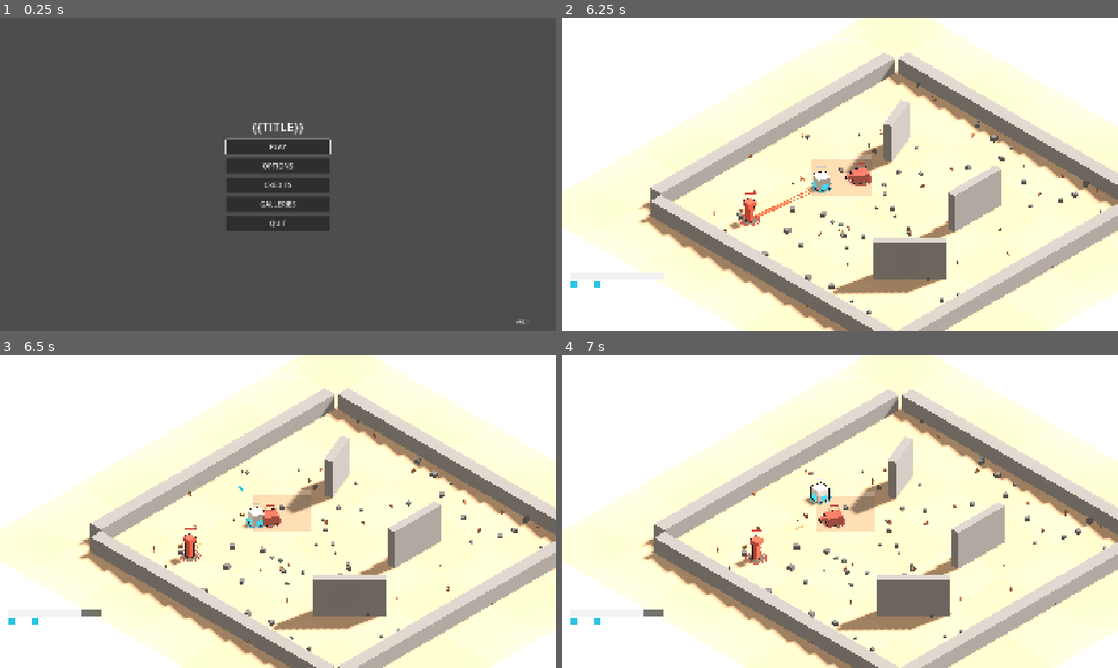
Above: before the commit, frames 1-4 (two rows, left to right).
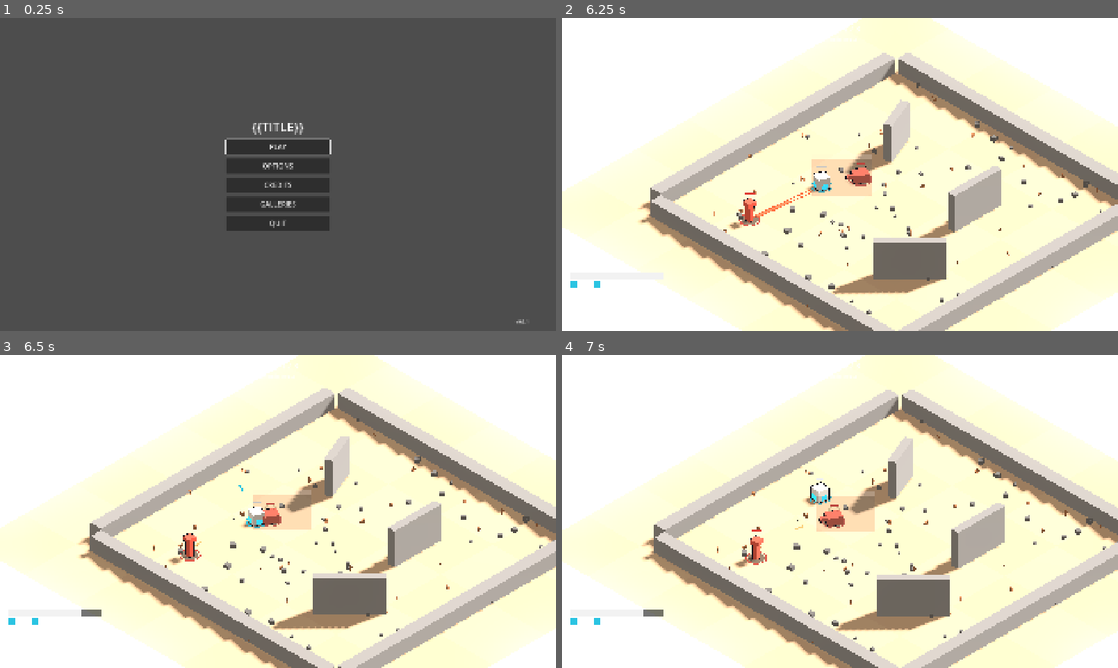
Above: after the commit, the same moments.

Repository: riusprime/zero-depth
Game: Godot game, scene res://src/app/main.tscn
Two runs of this game, one before a commit and one after it. Both use one fixed random seed, a clock stepped at 60 frames per second and the inputs below.
Inputs (mouse positions are in pixels of both pictures, inside the frame that each line leads up to):
- Up to frame 1 (0.25 s): no input
- Up to frame 2 (6.25 s): click "PLAY" at 0.5 s; click "Guard" at 1.25 s; tap Enter at 2 s; move the mouse to (812, 237) at 2.02 s; hold W (move_up) 2.03-2.75 s; right-click (812, 237) at 2.1 s; click (812, 237) at 2.17 s; drag from (1006, 221) to (812, 237) at 2.77 s; move the mouse to (673, 127) at 3.52 s; hold A (move_left) 3.53-4.25 s; tap E (interact) at 3.6 s; right-click (673, 127) at 3.8 s; drag from (867, 174) to (673, 127) at 4.27 s; move the mouse to (756, 96) at 5.02 s; hold S (move_down) 5.03-5.75 s; right-click (756, 96) at 5.1 s; drag from (962, 158) to (756, 96) at 5.77 s
- Up to frame 3 (6.5 s): no input
- Up to frame 4 (7 s): move the mouse to (728, 527) at 6.52 s; hold W (move_up) from 6.53 s (still down); tap Alt at 6.6 s; click (728, 527) at 6.67 s; right-click (728, 527) at 6.8 s

Frames 1-2 are identical in both runs. In frame 3, 3.3% of the frame differs, in the area x 0-100%, y 0-100%; in frame 4, nothing differs.

Commit message:
v0.1.0 Step 6: hits feel like hits: hit-stop, a white flash, camera shake with an option, shards on a kill
- HitFeel (presentation) reads the event log: DAMAGE flashes the struck
  actor white for 3 frames; being hit shakes the camera, and so does landing
  a full bolt; blocked or guarded hits throw a spark; an enemy KILL pops
  shards (cosmetic RNG, never the sim's)
- IsoRig.shake with the 'Screen shake' option (on by default, off means none)
- hit-stop stays sim state: 3 ticks on a landed swing, 5 on a full bolt,
  4 when you're hit
- tests: shake off = zero, flash on damage, hit-stop per event; e2e: the
  profile's shake setting reaches the camera

Co-Authored-By: Claude Opus 5.5 <noreply@anthropic.com>
Claude-Session: https://claude.ai/code/session_01Ybi1y9EcEtDzJ8CFycqiNq

Diff:
--- a/locale/strings.csv
+++ b/locale/strings.csv
@@ -51,3 +51,4 @@
 CAUSE_WARDEN,A Warden's slam crushed you.,El golpe de un Guardián te aplastó.
 CAUSE_NEEDLE,A Needle's bolts got you.,Los proyectiles de una Aguja te alcanzaron.
 CAUSE_UNKNOWN,Something got you.,Algo te alcanzó.
+UI_SHAKE,Screen shake,Vibración de pantalla
--- a/src/app/main.gd
+++ b/src/app/main.gd
@@ -139,6 +139,7 @@
 	view.name = "WorldView"
 	add_child(view)
 	view.setup(driver.reader, biome.palette, StageScenario.ARENA_HALF)
+	view.rig.shake_enabled = GameSettings.get_value(profile, "shake") == "on"
 	var player_input := PlayerInput.new(view.rig, driver.reader)
 	player_input.name = "PlayerInput"
 	view.add_child(player_input)
--- a/src/application/game_settings.gd
+++ b/src/application/game_settings.gd
@@ -12,6 +12,7 @@
 	"volume_music": 70,
 	"volume_effects": 80,
 	"vsync": "on",
+	"shake": "on",
 	"frame_cap": "off",
 	"language": "en",
 }
--- a/src/presentation/camera/iso_rig.gd
+++ b/src/presentation/camera/iso_rig.gd
@@ -13,6 +13,10 @@
 
 var camera: Camera3D
 var target := Vector3.ZERO
+## Screen shake (PRESENTATION §1, §6): off means none at all.
+var shake_enabled := true
+var _shake := 0.0
+var _shake_seed := 0
 var _pitch: Node3D
 
 
@@ -49,6 +53,25 @@
 		var want := position + offset * ((dist - dead_zone_m) / dist)
 		position = position.lerp(want, clampf(delta * smoothing, 0.0, 1.0))
 	camera.size = view_size
+	_shake = maxf(0.0, _shake - delta * 2.5)
+	_shake_seed += 1
+	if _shake > 0.0:
+		var a := float(_shake_seed) * 2.399
+		camera.h_offset = cos(a) * _shake * 0.35
+		camera.v_offset = sin(a * 1.7) * _shake * 0.35
+	else:
+		camera.h_offset = 0.0
+		camera.v_offset = 0.0
+
+
+## Adds shake (0..1). Does nothing when shake is off.
+func shake(amount: float) -> void:
+	if shake_enabled:
+		_shake = minf(1.0, _shake + amount)
+
+
+func shake_level() -> float:
+	return _shake
 
 
 ## Horizontal direction on the sim plane from a point toward the camera.
--- a/src/presentation/menus/options_menu.gd
+++ b/src/presentation/menus/options_menu.gd
@@ -17,6 +17,7 @@
 		_add_slider("UI_" + key.to_upper(), key)
 	_add_choice("UI_VSYNC", "vsync", ["on", "off"])
 	_add_choice("UI_FRAME_CAP", "frame_cap", GameSettings.FRAME_CAPS)
+	_add_choice("UI_SHAKE", "shake", ["on", "off"])
 	add_button("UI_BACK", _on_back).name = "Back"
 
 
--- a/src/presentation/world_view/actor_views.gd
+++ b/src/presentation/world_view/actor_views.gd
@@ -10,10 +10,13 @@
 
 ## Occlusion technique under test: "outline" (rim only) or "xray" (rim + silhouette through walls).
 var technique := &"xray"
+## How many frames a hit flashes the actor white (PRESENTATION §6, starting value).
+var flash_frames := 3
 var outline_color := Color("#1A1A22")
 var _actors := {}
 var _projectiles := {}
 var _proj_last := {}
+var _flash := {}
 
 
 func sync(reader: WorldReader) -> void:
@@ -65,6 +68,33 @@
 	return _actors.get(id)
 
 
+## Flashes an actor white for a few frames.
+func flash(id: int) -> void:
+	if _actors.has(id):
+		_flash[id] = flash_frames
+		_set_flash(_actors[id], true)
+
+
+func is_flashing(id: int) -> bool:
+	return _flash.has(id)
+
+
+func _process(_delta: float) -> void:
+	for id in _flash.keys():
+		_flash[id] -= 1
+		if _flash[id] <= 0:
+			_flash.erase(id)
+			if _actors.has(id):
+				_set_flash(_actors[id], false)
+
+
+func _set_flash(node: Node3D, on: bool) -> void:
+	for m: StandardMaterial3D in node.get_meta(&"mats", []):
+		m.emission_enabled = on
+		m.emission = Color.WHITE
+		m.emission_energy_multiplier = 1.6
+
+
 func _update_actor(node: Node3D, reader: WorldReader, i: int) -> void:
 	var facing: Node3D = node.get_meta(&"facing")
 	facing.rotation = Vector3(0, SimPlane.yaw_of(reader.actor_facing(i)), 0)
@@ -119,6 +149,10 @@
 	body.material_override = _body_material(c)
 	body.position = at
 	parent.add_child(body)
+	var root := parent.get_parent()
+	var mats: Array = root.get_meta(&"mats", [])
+	mats.append(body.material_override)
+	root.set_meta(&"mats", mats)
 	if technique == &"xray":
 		var ghost := MeshInstance3D.new()
 		var gbox := BoxMesh.new()
--- /dev/null
+++ b/src/presentation/world_view/hit_feel.gd
@@ -0,0 +1,74 @@
+class_name HitFeel
+extends Node3D
+## Hit feel from the event log (PRESENTATION §6): a white flash on whoever took damage, a camera shake when you're
+## hit or land a full bolt, a spark where a hit was blocked or guarded, and a pop of shards when an enemy dies.
+## The sim's hit-stop is already in the tick (freeze_ticks); nothing here changes an outcome.
+
+const SHARDS := 7
+const SHARD_FRAMES := 30
+
+var actors: ActorViews
+var rig: IsoRig
+var _last_seq := 0
+var _rng := RandomNumberGenerator.new()
+var _shards: Array = []
+
+
+func _init(p_actors: ActorViews, p_rig: IsoRig) -> void:
+	actors = p_actors
+	rig = p_rig
+	_rng.seed = 1  # the cosmetic stream: presentation only, never feeds the sim (EI-05)
+
+
+func sync(reader: WorldReader) -> void:
+	var player_id := reader.actor_id(0)
+	for e in reader.events_since(_last_seq):
+		_last_seq = e.seq
+		match e.kind:
+			SimEvent.Kind.DAMAGE:
+				actors.flash(e.target_id)
+				if e.target_id == player_id:
+					rig.shake(0.55)
+				elif e.tags & SimEvent.TAG_FULL_CHARGE:
+					rig.shake(0.3)
+			SimEvent.Kind.HIT:
+				if e.tags & (SimEvent.TAG_BLOCKED | SimEvent.TAG_GUARDED):
+					_burst(e.pos, Color(0.85, 0.9, 1.0), 4, 0.08)
+			SimEvent.Kind.KILL:
+				if e.target_id != player_id:
+					_burst(e.pos, ThemePalette.color(&"enemy_body"), SHARDS, 0.16)
+
+
+func _burst(at: Vector2, c: Color, n: int, size: float) -> void:
+	var m := StandardMaterial3D.new()
+	m.albedo_color = c
+	m.shading_mode = BaseMaterial3D.SHADING_MODE_UNSHADED
+	var box := BoxMesh.new()
+	box.size = Vector3.ONE * size
+	for k in n:
+		var s := MeshInstance3D.new()
+		s.mesh = box
+		s.material_override = m
+		s.cast_shadow = GeometryInstance3D.SHADOW_CASTING_SETTING_OFF
+		s.physics_interpolation_mode = Node.PHYSICS_INTERPOLATION_MODE_OFF
+		s.position = SimPlane.to_3d(at, 0.4)
+		var dir := Vector3(
+			_rng.randf_range(-1, 1), _rng.randf_range(0.6, 1.4), _rng.randf_range(-1, 1)
+		)
+		add_child(s)
+		_shards.append([s, dir * _rng.randf_range(2.5, 4.5), SHARD_FRAMES])
+
+
+func _process(delta: float) -> void:
+	for k in range(_shards.size() - 1, -1, -1):
+		var sh: Array = _shards[k]
+		var node: MeshInstance3D = sh[0]
+		var vel: Vector3 = sh[1]
+		vel.y -= 9.8 * delta
+		sh[1] = vel
+		node.position += vel * delta
+		node.rotation += Vector3(4, 3, 2) * delta
+		sh[2] -= 1
+		if sh[2] <= 0 or node.position.y < 0.0:
+			node.queue_free()
+			_shards.remove_at(k)
--- a/src/presentation/world_view/world_view_root.gd
+++ b/src/presentation/world_view/world_view_root.gd
@@ -9,6 +9,7 @@
 var kit := KitView.new()
 var utility := UtilityView.new()
 var telegraphs := TelegraphViews.new()
+var hit_feel: HitFeel
 var rig := IsoRig.new()
 var occlusion_enabled := true
 
@@ -22,6 +23,8 @@
 	add_child(kit)
 	add_child(utility)
 	add_child(rig)
+	hit_feel = HitFeel.new(actors, rig)
+	add_child(hit_feel)
 	stage.build(reader, palette, arena_half)
 	sync()
 	rig.snap_to(SimPlane.to_3d(reader.player_pos()))
@@ -32,6 +35,7 @@
 	actors.sync(reader)
 	kit.sync(reader)
 	utility.sync(reader)
+	hit_feel.sync(reader)
 	rig.target = SimPlane.to_3d(reader.player_pos())
 	if occlusion_enabled:
 		var focus: Array[Vector2] = []
--- /dev/null
+++ b/tests/e2e/test_e2e_shake_option.gd
@@ -0,0 +1,18 @@
+extends GutTest
+## The shake option reaches the camera (PLAN v0.1.0 Step 6).
+
+
+func test_shake_off_in_the_profile_turns_the_camera_shake_off() -> void:
+	var profile := ProfileStore.new("")
+	profile.section("settings")["shake"] = "off"
+	var e := E2e.new(self)
+	var main: Main = await e.boot(profile)
+	await e.start_from_menu()
+	assert_false(main.view.rig.shake_enabled)
+
+
+func test_shake_is_on_by_default() -> void:
+	var e := E2e.new(self)
+	var main: Main = await e.boot()
+	await e.start_from_menu()
+	assert_true(main.view.rig.shake_enabled)
--- /dev/null
+++ b/tests/unit/presentation/test_hit_feel.gd
@@ -0,0 +1,43 @@
+extends GutTest
+## Hit feel (PLAN v0.1.0 Step 6): shake off means none at all; damage flashes the actor; hit-stop per event.
+
+
+func test_shake_off_means_none() -> void:
+	var rig := IsoRig.new()
+	add_child_autofree(rig)
+	rig.shake_enabled = false
+	rig.shake(1.0)
+	assert_eq(rig.shake_level(), 0.0)
+	rig.shake_enabled = true
+	rig.shake(0.5)
+	assert_gt(rig.shake_level(), 0.0)
+
+
+func test_a_landed_swing_freezes_three_ticks_and_a_hit_on_you_four() -> void:
+	var w := World.new(3, PlayerTable.starting_values())
+	w.add_dummy(Vector2(1.2, 0), 0.35, 500)
+	w.step(InputFrame.make(Vector2i.ZERO, 0, 300, 0, InputFrame.PRIMARY))
+	var seen := 0
+	for i in 6:
+		w.step(InputFrame.new())
+		seen = maxi(seen, w.freeze_ticks)
+	assert_eq(seen, w.player.swing_hitstop_ticks)
+	var v := World.new(3, PlayerTable.starting_values())
+	Damage.hit(v, 0, 5, 9, 9, 9, 0, Vector2(3, 0), Vector2.ZERO)
+	assert_eq(v.freeze_ticks, v.player.hurt_freeze_ticks)
+
+
+func test_damage_flashes_the_actor_view() -> void:
+	var w := World.new(3, PlayerTable.starting_values())
+	var id := w.add_dummy(Vector2(1.2, 0), 0.35, 500)
+	var reader := WorldReader.new(w)
+	var views := ActorViews.new()
+	add_child_autofree(views)
+	var rig := IsoRig.new()
+	add_child_autofree(rig)
+	var feel := HitFeel.new(views, rig)
+	add_child_autofree(feel)
+	views.sync(reader)
+	Damage.hit(w, 1, 5, 1, 1, 1, 0, Vector2.ZERO, Vector2(1.2, 0))
+	feel.sync(reader)
+	assert_true(views.is_flashing(id))
Binary file changed: locale/strings.en.translation
Binary file changed: locale/strings.es.translation
Not shown, added: src/presentation/world_view/hit_feel.gd.uid
Not shown, added: tests/e2e/test_e2e_shake_option.gd.uid
Not shown, added: tests/unit/presentation/test_hit_feel.gd.uid
Not shown, changed: docs/roadmap/v0.1.0/PROGRESS.md
